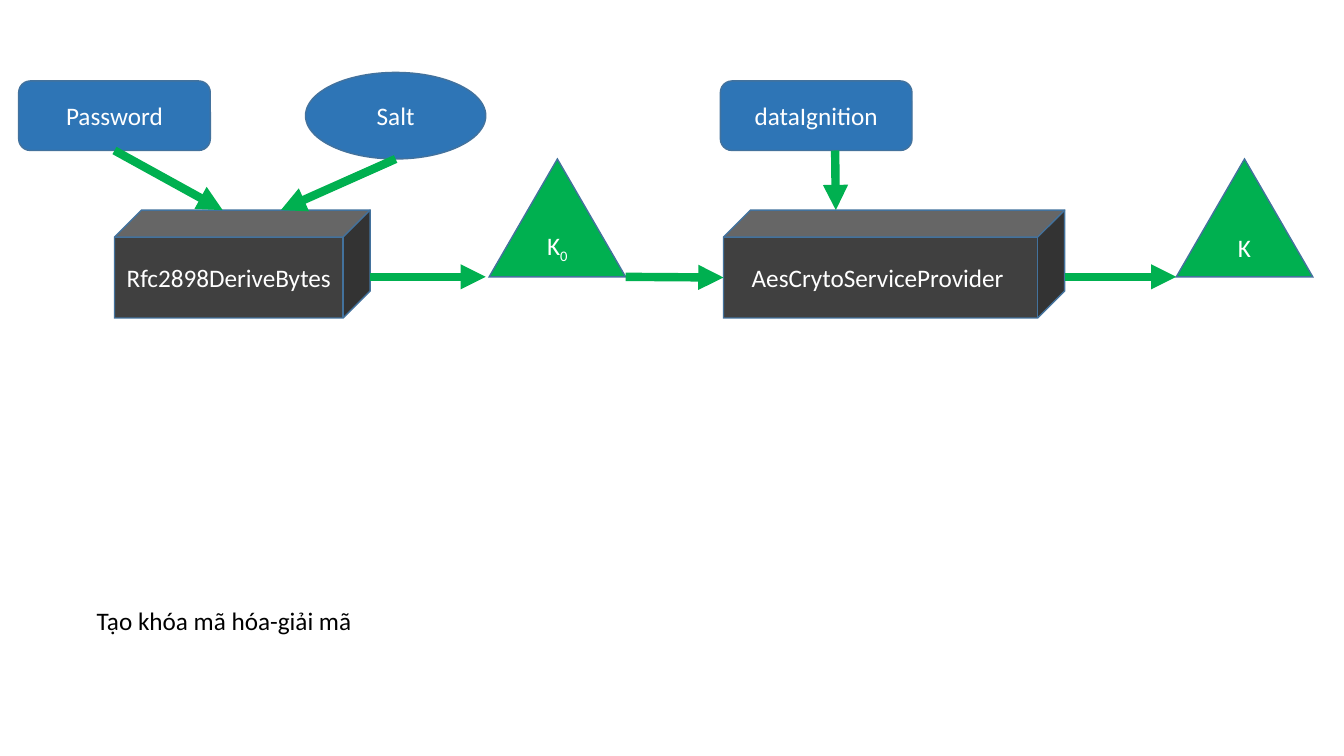
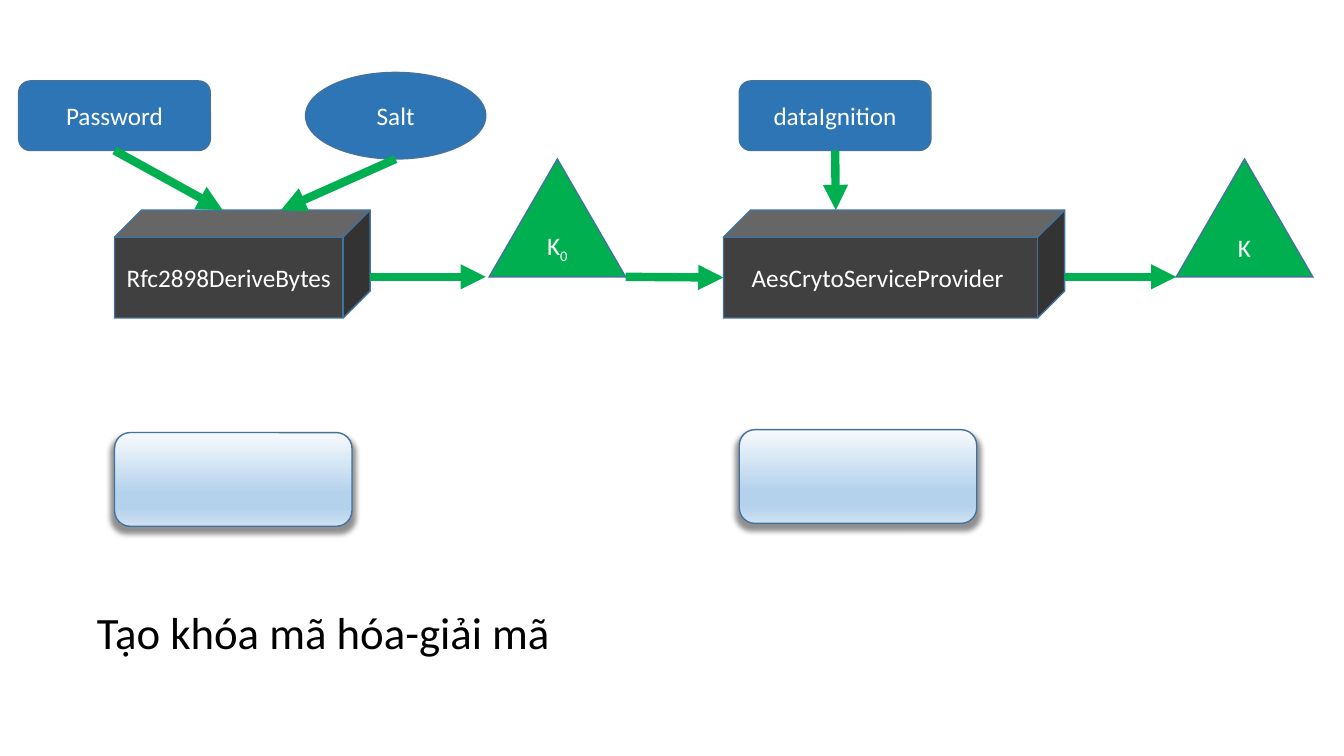
Before and after one commit to dotrungduchd/LUANVAN, a slide deck: slide 5 of Document/SODO.pptx. Drawn at 1344x756 pixels with LibreOffice and Linux fonts; fonts in the diff are those of the drawing. Boxes give left, top, right and bottom in pixels: in the first picture for what was removed or moved away, otherwise in the second. Text is boxed around its words. In the diff, an @@ line names an element or a change of style, - is before the commit and + after.

```diff
--- a/Document/SODO.pptx
+++ b/Document/SODO.pptx
@@ rounded rectangle "dataIgnition": place and size @@
-rounded rectangle "dataIgnition" at [721,81,912,150]
+rounded rectangle "dataIgnition" at [739,81,931,150]
@@ rounded rectangle added at [115,433,353,526], fill gradient #F7FAFD to #B5D2EC to #CEE1F2, outline #43739E 1 pt @@
@@ rounded rectangle added at [739,430,977,523], fill gradient #F7FAFD to #B5D2EC to #CEE1F2, outline #43739E 1 pt @@
@@ text "Tạo khóa mã hóa-giải mã" at [97,618,549,657]: size 18 to 32 pt @@
```
Also in this commit, not shown: 6 other slides changed, 1 slide added, 2 other files.
